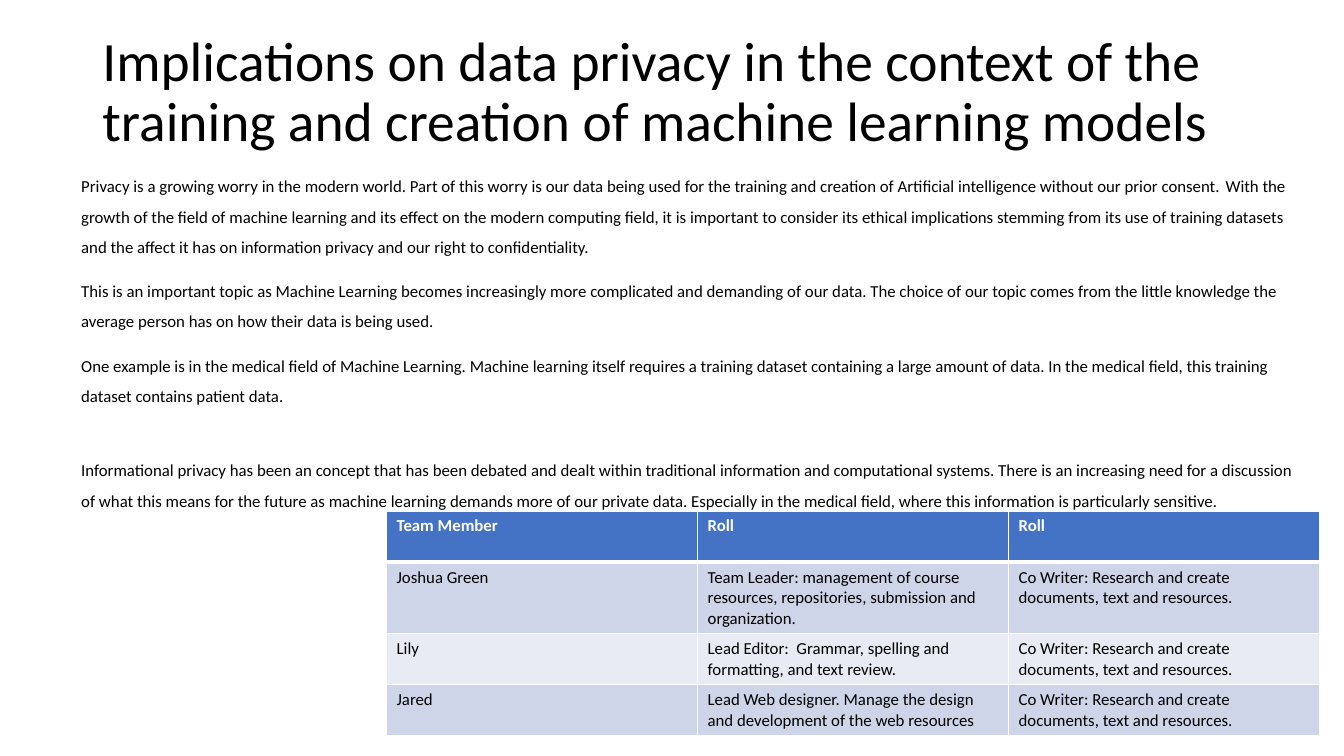
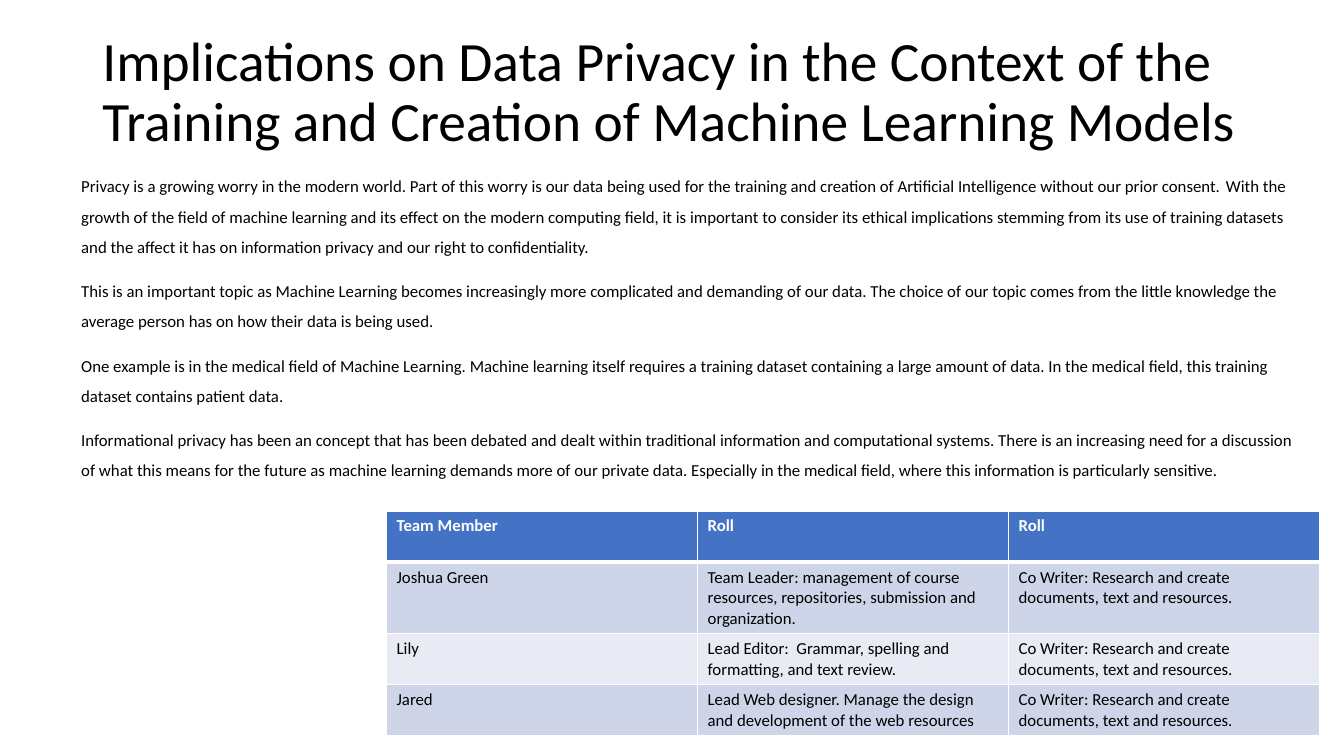
Before and after one commit to noclue-org/portfolio, a slide deck: slide 1 of Comp501_Stage3.pptx. Drawn at 1344x756 pixels with LibreOffice and Linux fonts; fonts in the diff are those of the drawing. Boxes give left, top, right and bottom in pixels: in the first picture for what was removed or moved away, otherwise in the second. Text is boxed around its words. In the diff, an @@ line names an element or a change of style, - is before the commit and + after.

Commit message:
Capitals

```diff
--- a/Comp501_Stage3.pptx
+++ b/Comp501_Stage3.pptx
@@ title at (102,42,1235,151): text changed @@
-Implications on data privacy in the context of the training and creation of machine learning models
+Implications on Data Privacy in the Context of the Training and Creation of Machine Learning Models
@@ text at (81,180,1286,256): text changed @@
-Privacy is a growing worry in the modern world. Part of this worry is our data being used for the training and creation of Artificial intelligence without our prior consent. With the growth of the field of machine learning and its effect on the modern computing field, it is important to consider its ethical implications stemming from its use of training datasets and the affect it has on information privacy and our right to confidentiality.
+Privacy is a growing worry in the modern world. Part of this worry is our data being used for the training and creation of Artificial Intelligence without our prior consent. With the growth of the field of machine learning and its effect on the modern computing field, it is important to consider its ethical implications stemming from its use of training datasets and the affect it has on information privacy and our right to confidentiality.
@@ text at (81,434,1292,479): more space between paragraphs @@
```
